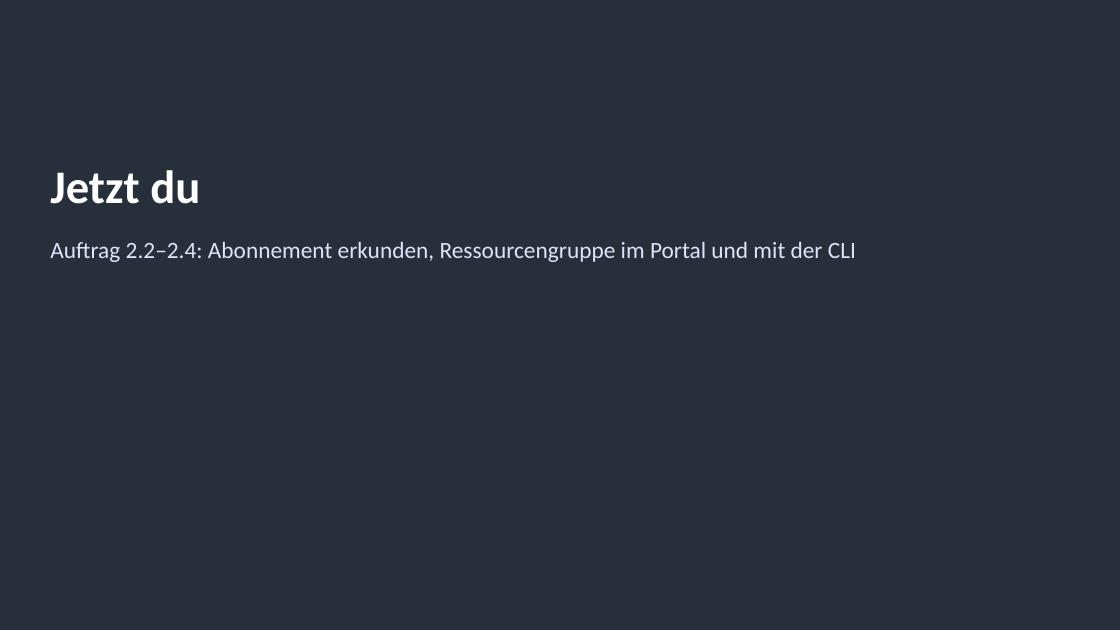
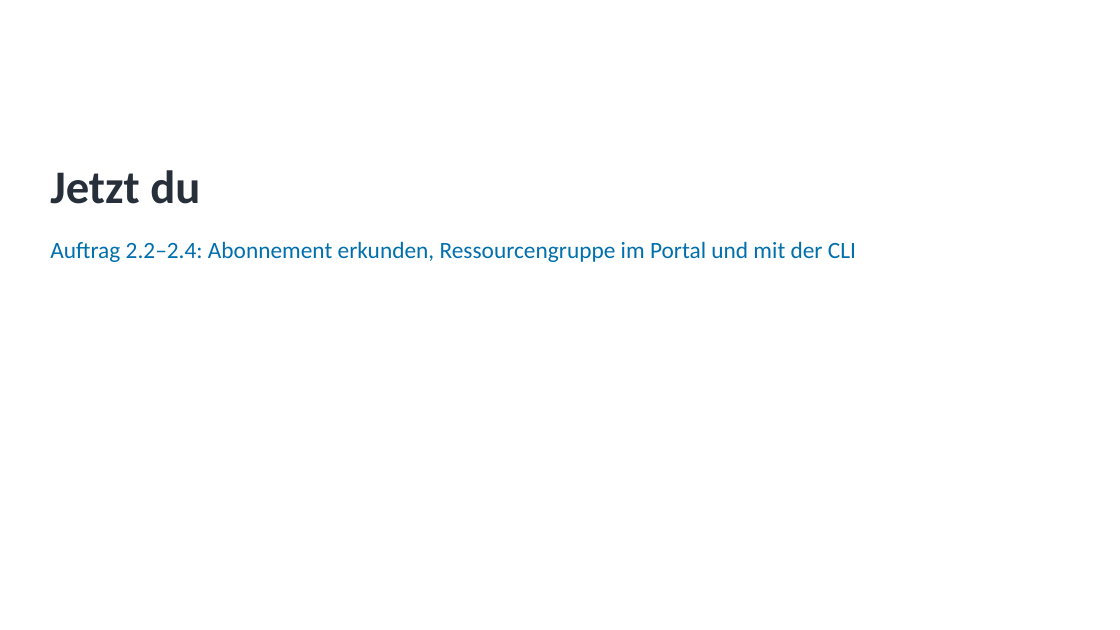
Before and after one commit to pat-teacher/azure-basics-training, a slide deck: slide 14 of praesentationen/input-03-azure-aufbau.pptx. Drawn at 1120x630 pixels with LibreOffice and Linux fonts; fonts in the diff are those of the drawing; background and template pictures are left out. Boxes give left, top, right and bottom in pixels: in the first picture for what was removed or moved away, otherwise in the second. Text is boxed around its words. In the diff, an @@ line names an element or a change of style, - is before the commit and + after.

```diff
--- a/praesentationen/input-03-azure-aufbau.pptx
+++ b/praesentationen/input-03-azure-aufbau.pptx
@@ background #27303A to #FFFFFF @@
@@ title "Jetzt du" at box(50, 170, 200, 204): text colour #FFFFFF to #27303A @@
@@ text "Auftrag 2.2–2.4: Abonnement erkunden, Ressourcengruppe ..." at box(50, 241, 856, 262): text colour #DEE2FB to #006FAD @@
```
Also in this commit, not shown: 2 other slides changed, 6 other files.
